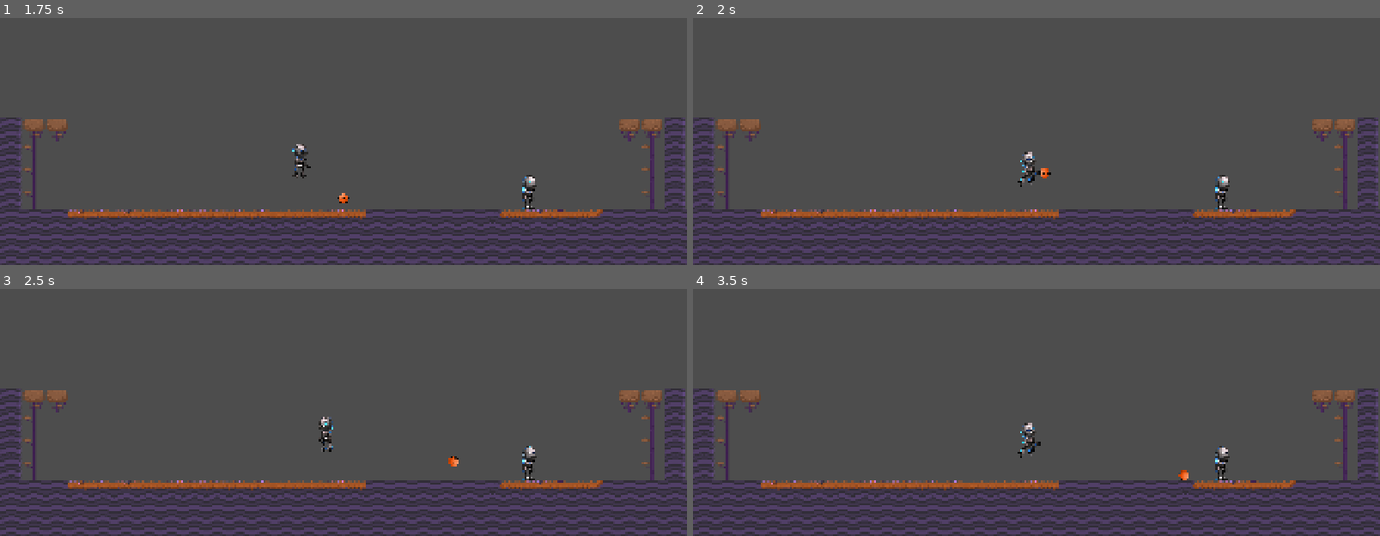
Above: before the commit, frames 1-4 (two rows, left to right).
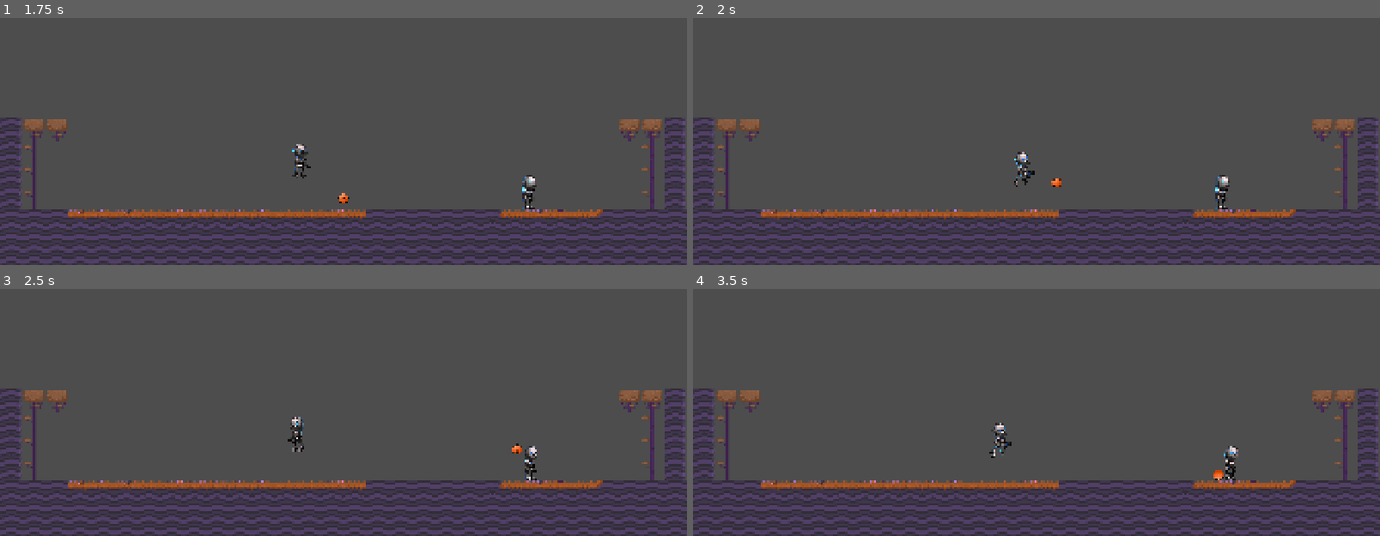
Above: after the commit, the same moments.

Repository: mreiche/BasketBallJam1
Game: Godot game, scene res://level.tscn
Two runs of this game, one before a commit and one after it. Both use one fixed random seed, a clock stepped at 60 frames per second and the inputs below.
Inputs:
- Up to frame 1 (1.75 s): hold Right (move_right) from 0.53 s (still down); tap Shift (walk) at 0.6, 1.55 s; tap Up (jump) at 0.77, 0.8, 1.07, 1.35, 1.52 s
- Up to frame 2 (2 s): keep holding Right (move_right); tap Up (jump) at 1.82 s
- Up to frame 3 (2.5 s): release Right (move_right) at 2.03 s; hold Left (move_left) from 2.03 s (still down); tap Shift (walk) at 2.1 s; tap Up (jump) at 2.3 s
- Up to frame 4 (3.5 s): release Left (move_left) at 2.78 s; hold Right (move_right) from 2.78 s (still down); tap Shift (walk) at 2.85 s; tap Up (jump) at 3.02, 3.32 s

Frame 1 is identical in both runs. In frame 2, 0.4% of the frame differs, in the area x 46-54%, y 54-69%; in frame 3, 0.7%; in frame 4, 0.8%, in the area x 43-80%, y 54-78%.

Commit message:
Add ball collision detection

Diff:
--- a/level.tscn
+++ b/level.tscn
@@ -21,10 +21,11 @@
 
 [node name="Spieler1" parent="." instance=ExtResource("4")]
 position = Vector2(-284, 172)
-collision_mask = 29
+collision_mask = 19
 
 [node name="Spieler2" parent="." instance=ExtResource("4")]
 position = Vector2(259, 171)
+collision_mask = 31
 move_right_action = "move_right2"
 move_left_action = "move_left2"
 move_up_action = "jump2"
--- a/level/tileset/tileset.tres
+++ b/level/tileset/tileset.tres
@@ -17,8 +17,6 @@
 0:0/0 = 0
 0:0/0/terrain_set = 0
 0:0/0/terrain = 0
-0:0/0/physics_layer_0/linear_velocity = Vector2(0, 0)
-0:0/0/physics_layer_0/angular_velocity = 0.0
 0:0/0/physics_layer_0/polygon_0/points = PackedVector2Array(-16, -16, 16, -16, 16, 16, -16, 16)
 0:0/0/terrains_peering_bit/right_side = 0
 0:0/0/terrains_peering_bit/bottom_right_corner = 0
@@ -29,8 +27,6 @@
 1:0/0 = 0
 1:0/0/terrain_set = 0
 1:0/0/terrain = 0
-1:0/0/physics_layer_0/linear_velocity = Vector2(0, 0)
-1:0/0/physics_layer_0/angular_velocity = 0.0
 1:0/0/physics_layer_0/polygon_0/points = PackedVector2Array(-16, -16, 16, -16, 16, 16, -16, 16)
 1:0/0/terrains_peering_bit/bottom_side = 0
 1:0/0/terrains_peering_bit/bottom_left_corner = 0
@@ -39,8 +35,6 @@
 1:0/1/flip_h = true
 1:0/1/terrain_set = 0
 1:0/1/terrain = 0
-1:0/1/physics_layer_0/linear_velocity = Vector2(0, 0)
-1:0/1/physics_layer_0/angular_velocity = 0.0
 1:0/1/physics_layer_0/polygon_0/points = PackedVector2Array(-16, -16, 16, -16, 16, 16, -16, 16)
 1:0/1/terrains_peering_bit/right_side = 0
 1:0/1/terrains_peering_bit/bottom_right_corner = 0
@@ -48,8 +42,6 @@
 2:0/0 = 0
 2:0/0/terrain_set = 0
 2:0/0/terrain = 0
-2:0/0/physics_layer_0/linear_velocity = Vector2(0, 0)
-2:0/0/physics_layer_0/angular_velocity = 0.0
 2:0/0/physics_layer_0/polygon_0/points = PackedVector2Array(-16, -16, 16, -16, 16, 8, -16, 8)
 2:0/0/terrains_peering_bit/right_side = 0
 2:0/0/terrains_peering_bit/left_side = 0
@@ -57,26 +49,18 @@
 3:0/0 = 0
 3:0/0/terrain_set = 0
 3:0/0/terrain = 0
-3:0/0/physics_layer_0/linear_velocity = Vector2(0, 0)
-3:0/0/physics_layer_0/angular_velocity = 0.0
 3:0/0/physics_layer_0/polygon_0/points = PackedVector2Array(-16, -16, 16, -16, 16, 8, -16, 8)
 3:0/0/terrains_peering_bit/left_side = 0
 3:0/1 = 1
 3:0/1/flip_h = true
 3:0/1/terrain_set = 0
 3:0/1/terrain = 0
-3:0/1/physics_layer_0/linear_velocity = Vector2(0, 0)
-3:0/1/physics_layer_0/angular_velocity = 0.0
 3:0/1/physics_layer_0/polygon_0/points = PackedVector2Array(-16, -16, 16, -16, 16, 8, -16, 8)
 3:0/1/terrains_peering_bit/right_side = 0
 4:0/0 = 0
-4:0/0/physics_layer_0/linear_velocity = Vector2(0, 0)
-4:0/0/physics_layer_0/angular_velocity = 0.0
 6:0/0 = 0
 6:0/0/terrain_set = 0
 6:0/0/terrain = 0
-6:0/0/physics_layer_0/linear_velocity = Vector2(0, 0)
-6:0/0/physics_layer_0/angular_velocity = 0.0
 6:0/0/physics_layer_0/polygon_0/points = PackedVector2Array(-16, -16, 16, -16, 16, 16, -16, 16)
 6:0/0/terrains_peering_bit/right_side = 0
 6:0/0/terrains_peering_bit/left_side = 0
@@ -86,8 +70,6 @@
 0:1/0 = 0
 0:1/0/terrain_set = 0
 0:1/0/terrain = 0
-0:1/0/physics_layer_0/linear_velocity = Vector2(0, 0)
-0:1/0/physics_layer_0/angular_velocity = 0.0
 0:1/0/physics_layer_0/polygon_0/points = PackedVector2Array(-16, -16, 16, -16, 16, 16, -16, 16)
 0:1/0/terrains_peering_bit/right_side = 0
 0:1/0/terrains_peering_bit/bottom_right_corner = 0
@@ -101,8 +83,6 @@
 1:1/0 = 0
 1:1/0/terrain_set = 0
 1:1/0/terrain = 0
-1:1/0/physics_layer_0/linear_velocity = Vector2(0, 0)
-1:1/0/physics_layer_0/angular_velocity = 0.0
 1:1/0/physics_layer_0/polygon_0/points = PackedVector2Array(-16, -16, 16, -16, 16, 16, -16, 16)
 1:1/0/terrains_peering_bit/bottom_side = 0
 1:1/0/terrains_peering_bit/bottom_left_corner = 0
@@ -113,8 +93,6 @@
 1:1/1/flip_h = true
 1:1/1/terrain_set = 0
 1:1/1/terrain = 0
-1:1/1/physics_layer_0/linear_velocity = Vector2(0, 0)
-1:1/1/physics_layer_0/angular_velocity = 0.0
 1:1/1/physics_layer_0/polygon_0/points = PackedVector2Array(-16, -16, 16, -16, 16, 16, -16, 16)
 1:1/1/terrains_peering_bit/right_side = 0
 1:1/1/terrains_peering_bit/bottom_right_corner = 0
@@ -122,13 +100,9 @@
 1:1/1/terrains_peering_bit/top_side = 0
 1:1/1/terrains_peering_bit/top_right_corner = 0
 4:1/0 = 0
-4:1/0/physics_layer_0/linear_velocity = Vector2(0, 0)
-4:1/0/physics_layer_0/angular_velocity = 0.0
 5:1/0 = 0
 5:1/0/terrain_set = 0
 5:1/0/terrain = 0
-5:1/0/physics_layer_0/linear_velocity = Vector2(0, 0)
-5:1/0/physics_layer_0/angular_velocity = 0.0
 5:1/0/physics_layer_0/polygon_0/points = PackedVector2Array(-16, -16, 16, -16, 16, 16, -16, 16)
 5:1/0/terrains_peering_bit/right_side = 0
 5:1/0/terrains_peering_bit/bottom_side = 0
@@ -140,8 +114,6 @@
 6:1/0 = 0
 6:1/0/terrain_set = 0
 6:1/0/terrain = 0
-6:1/0/physics_layer_0/linear_velocity = Vector2(0, 0)
-6:1/0/physics_layer_0/angular_velocity = 0.0
 6:1/0/physics_layer_0/polygon_0/points = PackedVector2Array(-16, -16, 16, -16, 16, 16, -16, 16)
 6:1/0/terrains_peering_bit/right_side = 0
 6:1/0/terrains_peering_bit/left_side = 0
@@ -152,8 +124,6 @@
 7:1/0 = 0
 7:1/0/terrain_set = 0
 7:1/0/terrain = 0
-7:1/0/physics_layer_0/linear_velocity = Vector2(0, 0)
-7:1/0/physics_layer_0/angular_velocity = 0.0
 7:1/0/physics_layer_0/polygon_0/points = PackedVector2Array(-16, -16, 16, -16, 16, 16, -16, 16)
 7:1/0/terrains_peering_bit/left_side = 0
 7:1/0/terrains_peering_bit/top_left_corner = 0
@@ -162,8 +132,6 @@
 7:1/1/flip_h = true
 7:1/1/terrain_set = 0
 7:1/1/terrain = 0
-7:1/1/physics_layer_0/linear_velocity = Vector2(0, 0)
-7:1/1/physics_layer_0/angular_velocity = 0.0
 7:1/1/physics_layer_0/polygon_0/points = PackedVector2Array(-16, -16, 16, -16, 16, 16, -16, 16)
 7:1/1/terrains_peering_bit/right_side = 0
 7:1/1/terrains_peering_bit/top_side = 0
@@ -172,8 +140,6 @@
 1:2/0 = 0
 1:2/0/terrain_set = 0
 1:2/0/terrain = 0
-1:2/0/physics_layer_0/linear_velocity = Vector2(0, 0)
-1:2/0/physics_layer_0/angular_velocity = 0.0
 1:2/0/physics_layer_0/polygon_0/points = PackedVector2Array(-16, -16, 16, -16, 16, 16, -16, 16)
 1:2/0/terrains_peering_bit/right_side = 0
 1:2/0/terrains_peering_bit/bottom_right_corner = 0
@@ -186,8 +152,6 @@
 1:2/1/flip_h = true
 1:2/1/terrain_set = 0
 1:2/1/terrain = 0
-1:2/1/physics_layer_0/linear_velocity = Vector2(0, 0)
-1:2/1/physics_layer_0/angular_velocity = 0.0
 1:2/1/physics_layer_0/polygon_0/points = PackedVector2Array(-16, -16, 16, -16, 16, 16, -16, 16)
 1:2/1/terrains_peering_bit/right_side = 0
 1:2/1/terrains_peering_bit/bottom_right_corner = 0
@@ -200,8 +164,6 @@
 2:2/0 = 0
 2:2/0/terrain_set = 0
 2:2/0/terrain = 0
-2:2/0/physics_layer_0/linear_velocity = Vector2(0, 0)
-2:2/0/physics_layer_0/angular_velocity = 0.0
 2:2/0/physics_layer_0/polygon_0/points = PackedVector2Array(-16, -16, 16, 16, -16, 16)
 2:2/0/terrains_peering_bit/bottom_side = 0
 2:2/0/terrains_peering_bit/bottom_left_corner = 0
@@ -210,22 +172,16 @@
 2:2/1/flip_h = true
 2:2/1/terrain_set = 0
 2:2/1/terrain = 0
-2:2/1/physics_layer_0/linear_velocity = Vector2(0, 0)
-2:2/1/physics_layer_0/angular_velocity = 0.0
 2:2/1/physics_layer_0/polygon_0/points = PackedVector2Array(16, -16, 16, 16, -16, 16)
 2:2/1/terrains_peering_bit/right_side = 0
 2:2/1/terrains_peering_bit/bottom_right_corner = 0
 2:2/1/terrains_peering_bit/bottom_side = 0
 4:2/0 = 0
-4:2/0/physics_layer_0/linear_velocity = Vector2(0, 0)
-4:2/0/physics_layer_0/angular_velocity = 0.0
 5:2/next_alternative_id = 2
 5:2/0 = 0
 5:2/0/terrain_set = 0
 5:2/0/terrain = 0
 5:2/0/probability = 0.0
-5:2/0/physics_layer_0/linear_velocity = Vector2(0, 0)
-5:2/0/physics_layer_0/angular_velocity = 0.0
 5:2/0/physics_layer_0/polygon_0/points = PackedVector2Array(-16, -16, 16, -16, 16, 16, -16, 16)
 5:2/0/terrains_peering_bit/bottom_side = 0
 5:2/0/terrains_peering_bit/bottom_left_corner = 0
@@ -237,8 +193,6 @@
 5:2/1/terrain_set = 0
 5:2/1/terrain = 0
 5:2/1/probability = 0.0
-5:2/1/physics_layer_0/linear_velocity = Vector2(0, 0)
-5:2/1/physics_layer_0/angular_velocity = 0.0
 5:2/1/physics_layer_0/polygon_0/points = PackedVector2Array(-16, -16, 16, -16, 16, 16, -16, 16)
 5:2/1/terrains_peering_bit/right_side = 0
 5:2/1/terrains_peering_bit/bottom_right_corner = 0
@@ -247,18 +201,12 @@
 5:2/1/terrains_peering_bit/top_right_corner = 0
 6:2/next_alternative_id = 2
 6:2/0 = 0
-6:2/0/physics_layer_0/linear_velocity = Vector2(0, 0)
-6:2/0/physics_layer_0/angular_velocity = 0.0
 6:2/1 = 1
 6:2/1/flip_h = true
-6:2/1/physics_layer_0/linear_velocity = Vector2(0, 0)
-6:2/1/physics_layer_0/angular_velocity = 0.0
 2:3/next_alternative_id = 3
 2:3/0 = 0
 2:3/0/terrain_set = 0
 2:3/0/terrain = 0
-2:3/0/physics_layer_0/linear_velocity = Vector2(0, 0)
-2:3/0/physics_layer_0/angular_velocity = 0.0
 2:3/0/physics_layer_0/polygon_0/points = PackedVector2Array(-16, -16, 16, -16, 16, 16, -16, 16)
 2:3/0/terrains_peering_bit/right_side = 0
 2:3/0/terrains_peering_bit/bottom_right_corner = 0
@@ -271,8 +219,6 @@
 2:3/1/flip_h = true
 2:3/1/terrain_set = 0
 2:3/1/terrain = 0
-2:3/1/physics_layer_0/linear_velocity = Vector2(0, 0)
-2:3/1/physics_layer_0/angular_velocity = 0.0
 2:3/1/physics_layer_0/polygon_0/points = PackedVector2Array(-16, -16, 16, -16, 16, 16, -16, 16)
 2:3/1/terrains_peering_bit/right_side = 0
 2:3/1/terrains_peering_bit/bottom_right_corner = 0
@@ -284,8 +230,6 @@
 3:3/0 = 0
 3:3/0/terrain_set = 0
 3:3/0/terrain = 0
-3:3/0/physics_layer_0/linear_velocity = Vector2(0, 0)
-3:3/0/physics_layer_0/angular_velocity = 0.0
 3:3/0/physics_layer_0/polygon_0/points = PackedVector2Array(-16, -16, 16, -16, 16, 16, -16, 16)
 3:3/0/terrains_peering_bit/right_side = 0
 3:3/0/terrains_peering_bit/bottom_right_corner = 0
@@ -296,8 +240,6 @@
 4:3/0/terrain_set = 0
 4:3/0/terrain = 0
 4:3/0/probability = 0.0
-4:3/0/physics_layer_0/linear_velocity = Vector2(0, 0)
-4:3/0/physics_layer_0/angular_velocity = 0.0
 4:3/0/physics_layer_0/polygon_0/points = PackedVector2Array(-16, -16, 16, -16, 16, 16, -16, 16)
 4:3/0/terrains_peering_bit/right_side = 0
 4:3/0/terrains_peering_bit/bottom_right_corner = 0
@@ -308,8 +250,6 @@
 5:3/0/terrain_set = 0
 5:3/0/terrain = 0
 5:3/0/probability = 0.25
-5:3/0/physics_layer_0/linear_velocity = Vector2(0, 0)
-5:3/0/physics_layer_0/angular_velocity = 0.0
 5:3/0/physics_layer_0/polygon_0/points = PackedVector2Array(-16, -16, 16, -16, 16, 16, -16, 16)
 5:3/0/terrains_peering_bit/right_side = 0
 5:3/0/terrains_peering_bit/bottom_right_corner = 0
--- a/player/player.gd
+++ b/player/player.gd
@@ -35,11 +35,14 @@
 
 func _physics_process(delta: float) -> void:
 	var is_jumping = false
+	#var velocity = Vector2.ZERO
+
 	if Input.is_action_just_pressed(move_up_action):
 		is_jumping = try_jump()
 	elif Input.is_action_just_released(move_up_action) and velocity.y < 0.0:
 		# The player let go of jump early, reduce vertical momentum.
 		velocity.y *= 0.6
+
 	# Fall.
 	velocity.y = minf(TERMINAL_VELOCITY, velocity.y + gravity * delta)
 
@@ -57,9 +60,26 @@
 		else:
 			sprite.scale.x = -1.0 * sprite_scale
 
+	if name == "Spieler1":
+		print(velocity)
+
+	#var collide = move_and_collide(velocity*delta)
+	#if collide:
+		#var body := collide.get_collider()
+		#if body.name == "Ball":
+			#body.apply_impulse(velocity)
+			#print(collide)
+
+	var velocity_before := velocity
 	move_and_slide()
 
-	# After applying our motion, update our animation to match.
+	for index in get_slide_collision_count():
+		var collision := get_slide_collision(index)
+		var body := collision.get_collider()
+		if body.name == "Ball":
+			print("Collided with: ", body.name, velocity_before)
+			body.apply_impulse(velocity_before)
+
 
 	# Calculate falling speed for animation purposes.
 	if velocity.y >= TERMINAL_VELOCITY:
@@ -103,3 +123,7 @@
 		velocity.y = JUMP_VELOCITY
 		return true
 	return false
+
+
+func _on_RigidBody2D_body_entered(body):
+	print("Kollision mit: ", body.name)
--- a/player/player.tscn
+++ b/player/player.tscn
@@ -1654,14 +1654,14 @@
 
 [sub_resource type="AnimationLibrary" id="AnimationLibrary_sx6h1"]
 _data = {
-"fall": SubResource("1"),
-"fly": SubResource("2"),
-"idle": SubResource("3"),
-"jump": SubResource("4"),
-"land": SubResource("5"),
-"land_hard": SubResource("6"),
-"run": SubResource("7"),
-"walk": SubResource("8")
+&"fall": SubResource("1"),
+&"fly": SubResource("2"),
+&"idle": SubResource("3"),
+&"jump": SubResource("4"),
+&"land": SubResource("5"),
+&"land_hard": SubResource("6"),
+&"run": SubResource("7"),
+&"walk": SubResource("8")
 }
 
 [sub_resource type="AnimationNodeAnimation" id="9"]
@@ -1702,18 +1702,23 @@
 xfade_time = 0.1
 input_0/name = "idle"
 input_0/auto_advance = false
+input_0/break_loop_at_end = false
 input_0/reset = true
 input_1/name = "walk"
 input_1/auto_advance = false
+input_1/break_loop_at_end = false
 input_1/reset = true
 input_2/name = "run"
 input_2/auto_advance = false
+input_2/break_loop_at_end = false
 input_2/reset = true
 input_3/name = "fly"
 input_3/auto_advance = false
+input_3/break_loop_at_end = false
 input_3/reset = true
 input_4/name = "fall"
 input_4/auto_advance = false
+input_4/break_loop_at_end = false
 input_4/reset = true
 
 [sub_resource type="AnimationNodeAnimation" id="21"]
@@ -1722,6 +1727,7 @@
 [sub_resource type="AnimationNodeTimeScale" id="22"]
 
 [sub_resource type="AnimationNodeBlendTree" id="23"]
+nodes/output/position = Vector2(1866.67, 666.667)
 nodes/fall_animation/node = SubResource("9")
 nodes/fall_animation/position = Vector2(533.333, 973.333)
 nodes/fly_animation/node = SubResource("10")
@@ -1740,7 +1746,6 @@
 nodes/land_hard/position = Vector2(1680, 666.667)
 nodes/land_hard_animation/node = SubResource("17")
 nodes/land_hard_animation/position = Vector2(1453.33, 506.667)
-nodes/output/position = Vector2(1866.67, 666.667)
 nodes/run_animation/node = SubResource("18")
 nodes/run_animation/position = Vector2(533.333, 746.667)
 nodes/run_timescale/node = SubResource("19")
@@ -1751,10 +1756,10 @@
 nodes/walk_animation/position = Vector2(533.333, 626.667)
 nodes/walk_timescale/node = SubResource("22")
 nodes/walk_timescale/position = Vector2(720, 626.667)
-node_connections = [&"jump", 0, &"state", &"jump", 1, &"jump_animation", &"land", 0, &"jump", &"land", 1, &"land_animation", &"land_hard", 0, &"land", &"land_hard", 1, &"land_hard_animation", &"output", 0, &"land_hard", &"run_timescale", 0, &"run_animation" …(200 unchanged characters)…
+node_connections = [&"output", 0, &"land_hard", &"jump", 0, &"state", &"jump", 1, &"jump_animation", &"land", 0, &"jump", &"land", 1, &"land_animation", &"land_hard", 0, &"land", &"land_hard", 1, &"land_hard_animation", &"run_timescale", 0, &"run_animation" …(200 unchanged characters)…
 
 [sub_resource type="RectangleShape2D" id="24"]
-size = Vector2(22, 34.908)
+size = Vector2(22, 49)
 
 [node name="SkeletalPlayer" type="CharacterBody2D"]
 collision_mask = 28
@@ -1765,7 +1770,7 @@
 
 [node name="AnimationPlayer" type="AnimationPlayer" parent="."]
 libraries = {
-"": SubResource("AnimationLibrary_sx6h1")
+&"": SubResource("AnimationLibrary_sx6h1")
 }
 
 [node name="AnimationTree" type="AnimationTree" parent="."]
@@ -1951,5 +1956,5 @@
 internal_vertex_count = 20
 
 [node name="CollisionShape2D" type="CollisionShape2D" parent="."]
-position = Vector2(0.776211, -15.454)
+position = Vector2(0.776211, -22.5)
 shape = SubResource("24")
--- a/project.godot
+++ b/project.godot
@@ -1,3 +1,11 @@
+; Engine configuration file.
+; It's best edited using the editor UI and not directly,
+; since the parameters that go here are not all obvious.
+;
+; Format:
+;   [section] ; section goes between []
+;   param=value ; assign values to parameters
+
 config_version=5
 
 [application]
@@ -5,7 +13,7 @@
 config/name="BasketBallJam1"
 config/tags=PackedStringArray("2d", "animation")
 run/main_scene="res://level.tscn"
-config/features=PackedStringArray("4.2")
+config/features=PackedStringArray("4.5")
 config/icon="res://icon.webp"
 
 [display]
@@ -24,14 +32,14 @@
 
 move_right={
 "deadzone": 0.2,
-"events": [Object(InputEventKey,"resource_local_to_scene":fa …(175 unchanged characters)… ode":4194321,"key_label":0,"unicode":0,"echo":false,"script":null)
+"events": [Object(InputEventKey,"resource_local_to_scene":fa …(175 unchanged characters)… ode":4194321,"key_label":0,"unicode":0,"location":0,"echo":false,"script":null)
 , Object(InputEventJoypadMotion,"resource_local_to_scene":false,"resource_name":"","device":-1,"axis":0,"axis_value":1.0,"script":null)
 , Object(InputEventJoypadButton,"resource_local_to_scene":false,"resource_name":"","device":-1,"button_index":14,"pressure":0.0,"pressed":false,"script":null)
 ]
 }
 jump={
 "deadzone": 0.2,
-"events": [Object(InputEventKey,"resource_local_to_scene":fa …(175 unchanged characters)… ode":4194320,"key_label":0,"unicode":0,"echo":false,"script":null)
+"events": [Object(InputEventKey,"resource_local_to_scene":fa …(175 unchanged characters)… ode":4194320,"key_label":0,"unicode":0,"location":0,"echo":false,"script":null)
 , Object(InputEventJoypadButton,"resource_local_to_scene":false,"resource_name":"","device":-1,"button_index":0,"pressure":0.0,"pressed":false,"script":null)
 , Object(InputEventJoypadMotion,"resource_local_to_scene":false,"resource_name":"","device":-1,"axis":1,"axis_value":-1.0,"script":null)
 , Object(InputEventJoypadButton,"resource_local_to_scene":false,"resource_name":"","device":-1,"button_index":11,"pressure":0.0,"pressed":false,"script":null)
@@ -40,28 +48,28 @@
 walk={
 "deadzone": 0.2,
 "events": [Object(InputEventJoypadButton,"resource_local_to_scene":false,"resource_name":"","device":-1,"button_index":1,"pressure":0.0,"pressed":false,"script":null)
-, Object(InputEventKey,"resource_local_to_scene":false,"reso …(166 unchanged characters)… ode":4194325,"key_label":0,"unicode":0,"echo":false,"script":null)
-, Object(InputEventKey,"resource_local_to_scene":false,"reso …(166 unchanged characters)… ode":4194326,"key_label":0,"unicode":0,"echo":false,"script":null)
+, Object(InputEventKey,"resource_local_to_scene":false,"reso …(166 unchanged characters)… ode":4194325,"key_label":0,"unicode":0,"location":0,"echo":false,"script":null)
+, Object(InputEventKey,"resource_local_to_scene":false,"reso …(166 unchanged characters)… ode":4194326,"key_label":0,"unicode":0,"location":0,"echo":false,"script":null)
 ]
 }
 move_left2={
 "deadzone": 0.5,
-"events": [Object(InputEventKey,"resource_local_to_scene":fa …(171 unchanged characters)… keycode":65,"key_label":0,"unicode":97,"echo":false,"script":null)
+"events": [Object(InputEventKey,"resource_local_to_scene":fa …(171 unchanged characters)… keycode":65,"key_label":0,"unicode":97,"location":0,"echo":false,"script":null)
 ]
 }
 move_right2={
 "deadzone": 0.5,
-"events": [Object(InputEventKey,"resource_local_to_scene":fa …(172 unchanged characters)… eycode":68,"key_label":0,"unicode":100,"echo":false,"script":null)
+"events": [Object(InputEventKey,"resource_local_to_scene":fa …(172 unchanged characters)… eycode":68,"key_label":0,"unicode":100,"location":0,"echo":false,"script":null)
 ]
 }
 jump2={
 "deadzone": 0.5,
-"events": [Object(InputEventKey,"resource_local_to_scene":fa …(172 unchanged characters)… eycode":87,"key_label":0,"unicode":119,"echo":false,"script":null)
+"events": [Object(InputEventKey,"resource_local_to_scene":fa …(172 unchanged characters)… eycode":87,"key_label":0,"unicode":119,"location":0,"echo":false,"script":null)
 ]
 }
 move_left={
 "deadzone": 0.5,
-"events": [Object(InputEventKey,"resource_local_to_scene":fa …(175 unchanged characters)… ode":4194319,"key_label":0,"unicode":0,"echo":false,"script":null)
+"events": [Object(InputEventKey,"resource_local_to_scene":fa …(175 unchanged characters)… ode":4194319,"key_label":0,"unicode":0,"location":0,"echo":false,"script":null)
 ]
 }
 
Not shown, changed: ball/basket_ball.png.import
Not shown: 1 places in level.tscn that only renumber resources
Not shown, changed: level/background/cloud_1.png.import
Not shown, changed: level/background/cloud_2.png.import
Not shown, changed: level/background/cloud_3.png.import
Not shown, changed: level/background/distant_platforms_1.png.import
Not shown, changed: level/background/distant_platforms_2.png.import
Not shown, changed: level/background/sky.png.import
Not shown, added: level/level.gd.uid
Not shown, changed: level/tileset/tiles_demo.png.import
Not shown, changed: player/gBot.png.import
Not shown, added: player/player.gd.uid
(and 1 more such lines)
